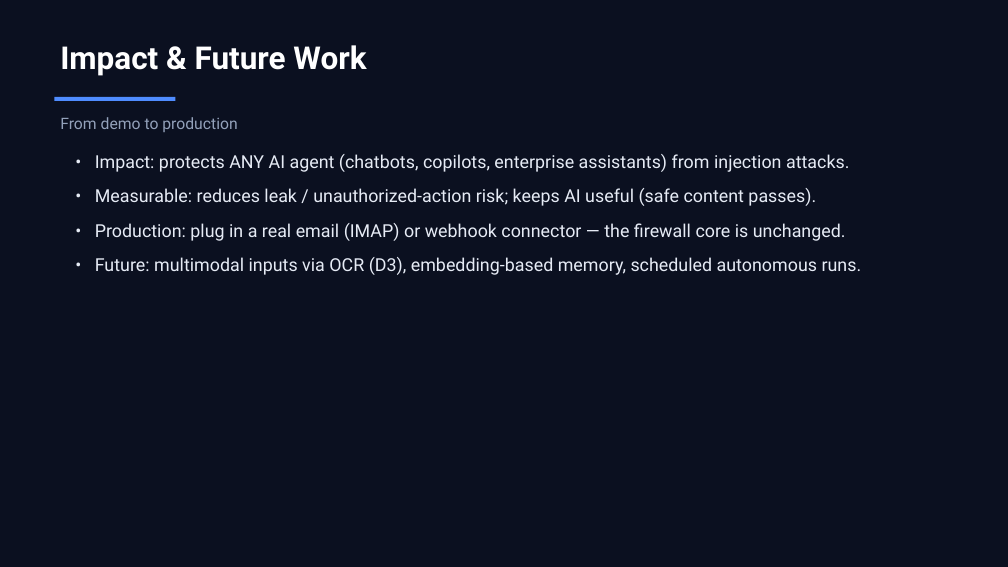
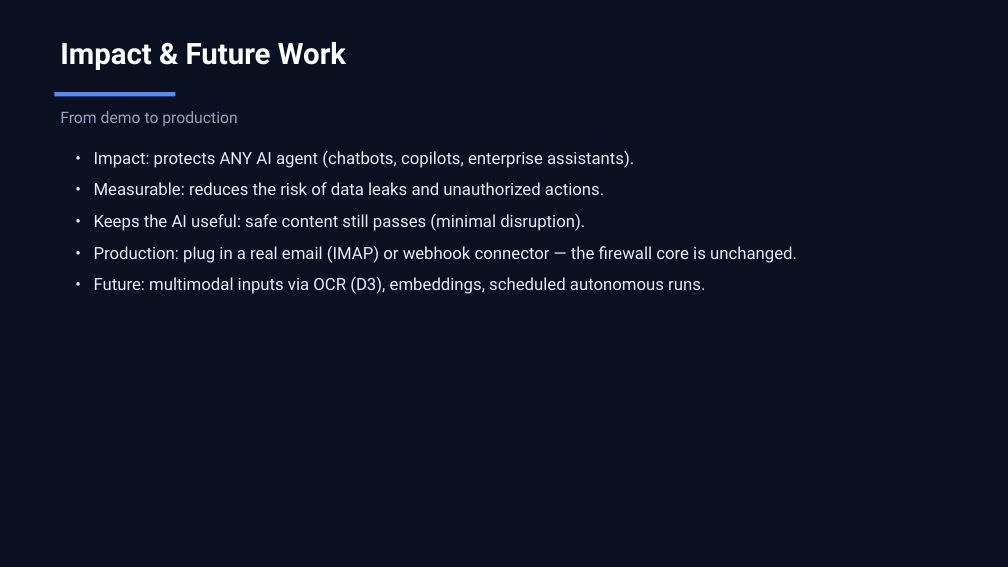
Before and after one commit to Bhavin0206/prompt-injection-firewall, a slide deck: slide 13 of docs/pitch_deck.pptx (slide 10 before the commit). Drawn at 1008x567 pixels with LibreOffice and Linux fonts; fonts in the diff are those of the drawing. Boxes give left, top, right and bottom in pixels: in the first picture for what was removed or moved away, otherwise in the second. Text is boxed around its words. In the diff, an @@ line names an element or a change of style, - is before the commit and + after.

Commit message:
docs: pitch deck v2 - real screenshots, PDF export, drop generator
- add Mode A (blocked/safe) and Mode B (dashboard) screenshots

- rebuild deck: 14 slides, plain-language 'How It Works', screenshot slides

- thin border on screenshots; matched sizes (no distortion)

- export docs/pitch_deck.pdf (14 pages) for submission

- remove the deck generator script from the repo (kept locally, git-ignored)

```diff
--- a/docs/pitch_deck.pptx
+++ b/docs/pitch_deck.pptx
@@ text "Impact & Future Work" at <box>60,42,346,70</box>: size 30 to 28 pt @@
@@ text "From demo to production": place and size @@
-text "From demo to production" at <box>60,117,237,132</box>
+text "From demo to production" at <box>60,111,237,126</box>
@@ rectangle: place and size @@
-rectangle at <box>54,97,175,101</box>
+rectangle at <box>54,92,175,97</box>
@@ text at <box>94,151,634,231</box>: text changed; size 17 to 16 pt @@
-• Impact: protects ANY AI agent (chatbots, copilots, enterprise assistants) from injection attacks.
-• Measurable: reduces leak / unauthorized-action risk; keeps AI useful (safe content passes).
+• Impact: protects ANY AI agent (chatbots, copilots, enterprise assistants).
+• Measurable: reduces the risk of data leaks and unauthorized actions.
+• Keeps the AI useful: safe content still passes (minimal disruption).
@@ text at <box>94,246,797,263</box>: size 17 to 16 pt in "• Production: plug in a real email ..."; less space between paragraphs @@
@@ text at <box>94,277,705,294</box>: text changed; size 17 to 16 pt @@
-• Future: multimodal inputs via OCR (D3), embedding-based memory, scheduled autonomous runs.
+• Future: multimodal inputs via OCR (D3), embeddings, scheduled autonomous runs.
```
Also in this commit, not shown: 10 other slides changed, 3 slides added, 5 other files.
